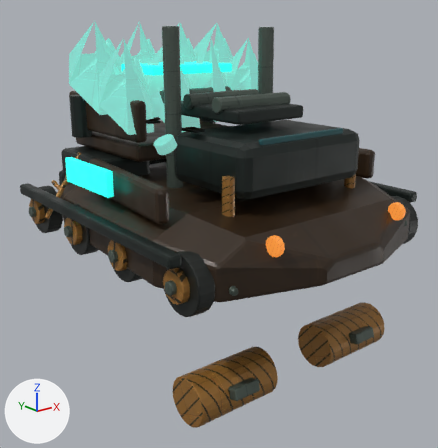
The glTF model assets/models/vehicles/factions/drift_harvester.glb: old version first, new version second.
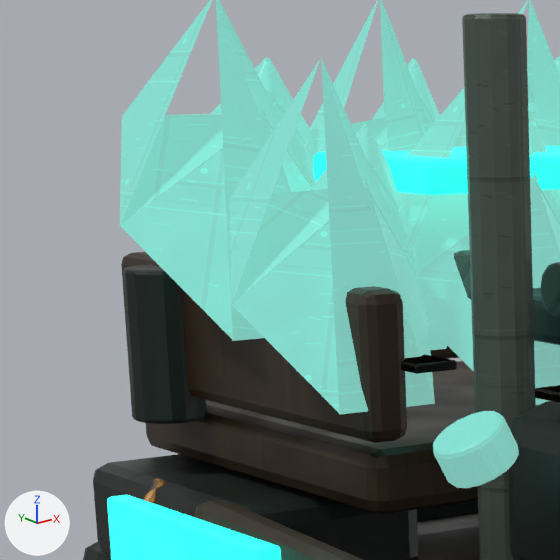
Old and new are each drawn whole from a 50 mm lens placed at (-3.91, -4.98, 2.18), pointed at (-0.03, -0.13, 0.24) and again close up on the part from 8% to 43% of the width and 5% to 39% of the height. Lighting does not change. The marker at lower left points along +X, +Y and +Z. The older version's two pictures come first. Where no turn or scale is listed for an object, it has been applied to the vertices. Vertices at exactly the same position are counted once.

The first close-up shows 'Faction detail · Vehicle / armor', 'Faction detail · Vehicle / armor_light', 'Faction detail · Vehicle / dark', 'Faction detail · Vehicle / energy', 'Faction detail · Vehicle / energy.001', 'Faction detail · Vehicle / energy.004', 'Faction detail · Vehicle / energy.005', 'Faction detail · Vehicle / energy.006', 'Faction detail · Vehicle / steel.001', 'Survey idle beacon', 'TeamColor', 'TeamColor flank details' and 4 more.
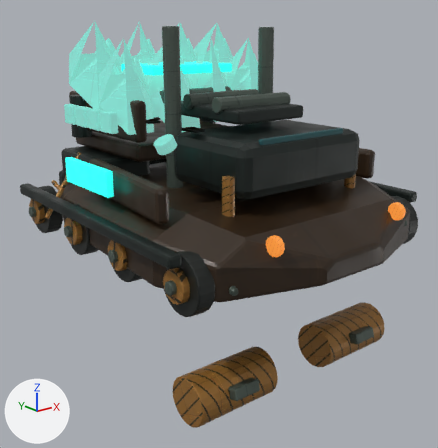
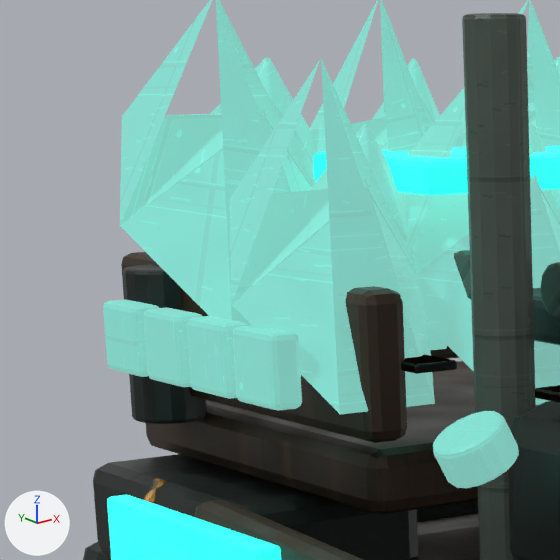
Boxes [x1, y1, x2, y2] around the edits, measured in the close-ups (560 x 560 px):
'Faction detail · Vehicle / energy.004', reshaped
    before: [120, 0, 315, 341]
    after: [120, 0, 315, 387]
'Faction detail · Vehicle / energy.006', reshaped
    before: [453, 0, 560, 147]
    after: [103, 0, 560, 377]
'Faction detail · Vehicle / energy.002', reshaped (not visible before)
    after: [187, 316, 249, 399]
part 1 of me_faction_detail___vehicle___energy___consolidated_geometry, added (cyan)
    after: [233, 325, 302, 411]
part 2 of me_faction_detail___vehicle___energy___consolidated_geometry, surface changed
    both: [231, 133, 364, 409]
part 4 of me_faction_detail___vehicle___energy_004___consolidated_geometry, added (cyan)
    after: [144, 307, 203, 387]
part 5 of me_faction_detail___vehicle___energy_006___consolidated_geometry, added (cyan)
    after: [103, 300, 159, 377]

Diff of the bpy script that builds the scene:
```diff
--- a/assets/models/vehicles/factions/drift_harvester.glb.py
+++ b/assets/models/vehicles/factions/drift_harvester.glb.py
@@ me_faction_detail___vehicle___energy___consolidated_geometry @@
-me_faction_detail___vehicle___energy___consolidated_geometry.from_pydata(...)  # 63 vertices, 99 faces; spans x -1.107..-0.362, y 0.11..0.717, z 1.25..2.139
+me_faction_detail___vehicle___energy___consolidated_geometry.from_pydata(...)  # 175 vertices, 315 faces; spans x -1.107..1.098, y 0.11..0.717, z 1.25..2.139
+# me_faction_detail___vehicle___energy___consolidated_geometry part 1: a new loose piece of 56 vertices spanning x -1.098..-1.008, y 0.19..0.41, z 1.261..1.461, in mat_vehicle___energy
+# me_faction_detail___vehicle___energy___consolidated_geometry part 2: 99 kept faces spanning x -1.107..-0.362, y 0.11..0.717, z 1.25..2.139 get new texture (UV) coordinates
+# other edits to the shape of me_faction_detail___vehicle___energy___consolidated_geometry do not show in these pictures
 me_faction_detail___vehicle___energy___consolidated_geometry.materials.append(mat_vehicle___energy)
@@ me_faction_detail___vehicle___energy_002___consolidated_geometry @@
-me_faction_detail___vehicle___energy_002___consolidated_geometry.from_pydata(...)  # 63 vertices, 99 faces; spans x -0.006..0.652, y 0.14..0.678, z 1.281..2.139
+me_faction_detail___vehicle___energy_002___consolidated_geometry.from_pydata(...)  # 175 vertices, 315 faces; spans x -1.098..1.098, y 0.14..0.678, z 1.261..2.139
+# me_faction_detail___vehicle___energy_002___consolidated_geometry part 3: a new loose piece of 56 vertices spanning x -1.098..-1.008, y 0.452..0.673, z 1.261..1.461, in mat_vehicle___energy
+# other edits to the shape of me_faction_detail___vehicle___energy_002___consolidated_geometry do not show in these pictures
 me_faction_detail___vehicle___energy_002___consolidated_geometry.materials.append(mat_vehicle___energy)
@@ me_faction_detail___vehicle___energy_004___consolidated_geometry @@
-me_faction_detail___vehicle___energy_004___consolidated_geometry.from_pydata(...)  # 63 vertices, 99 faces; spans x -1.141..-0.311, y 0.642..1.319, z 1.39..2.309
+me_faction_detail___vehicle___energy_004___consolidated_geometry.from_pydata(...)  # 175 vertices, 315 faces; spans x -1.141..1.098, y 0.642..1.319, z 1.261..2.309
+# me_faction_detail___vehicle___energy_004___consolidated_geometry part 4: a new loose piece of 56 vertices spanning x -1.098..-1.008, y 0.715..0.935, z 1.261..1.461, in mat_vehicle___energy
+# other edits to the shape of me_faction_detail___vehicle___energy_004___consolidated_geometry do not show in these pictures
 me_faction_detail___vehicle___energy_004___consolidated_geometry.materials.append(mat_vehicle___energy)
@@ me_faction_detail___vehicle___energy_006___consolidated_geometry @@
-me_faction_detail___vehicle___energy_006___consolidated_geometry.from_pydata(...)  # 63 vertices, 99 faces; spans x -0.041..0.703, y 0.672..1.279, z 1.42..2.309
+me_faction_detail___vehicle___energy_006___consolidated_geometry.from_pydata(...)  # 175 vertices, 315 faces; spans x -1.098..1.098, y 0.672..1.279, z 1.261..2.309
+# me_faction_detail___vehicle___energy_006___consolidated_geometry part 5: a new loose piece of 56 vertices spanning x -1.098..-1.008, y 0.977..1.197, z 1.261..1.461, in mat_vehicle___energy
+# other edits to the shape of me_faction_detail___vehicle___energy_006___consolidated_geometry do not show in these pictures
 me_faction_detail___vehicle___energy_006___consolidated_geometry.materials.append(mat_vehicle___energy)
```
